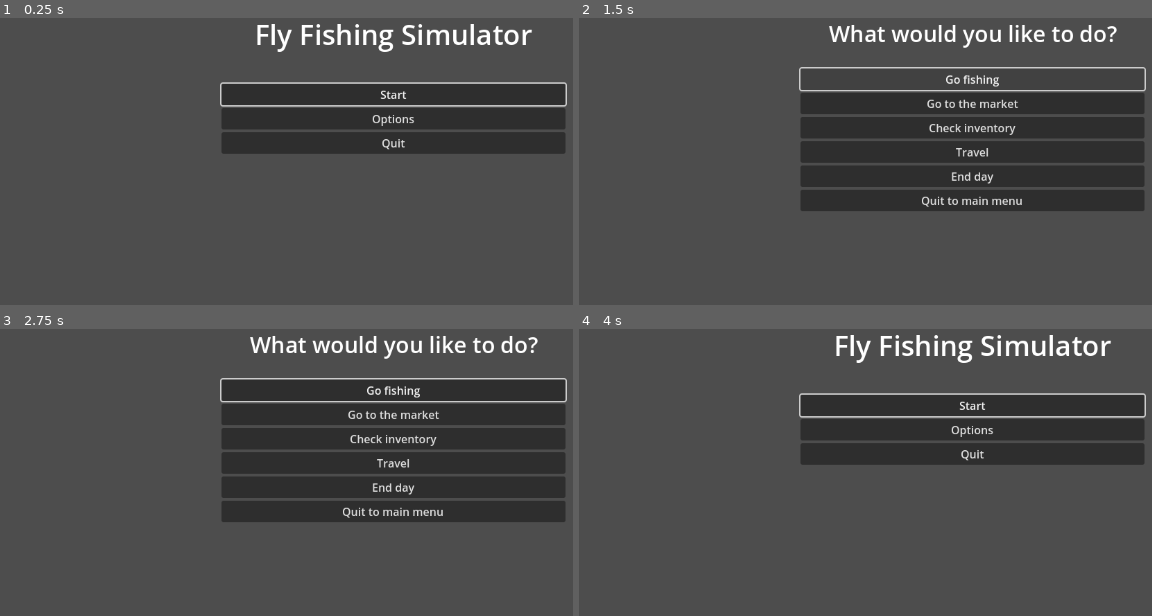
Above: before the commit, frames 1-4 (two rows, left to right).
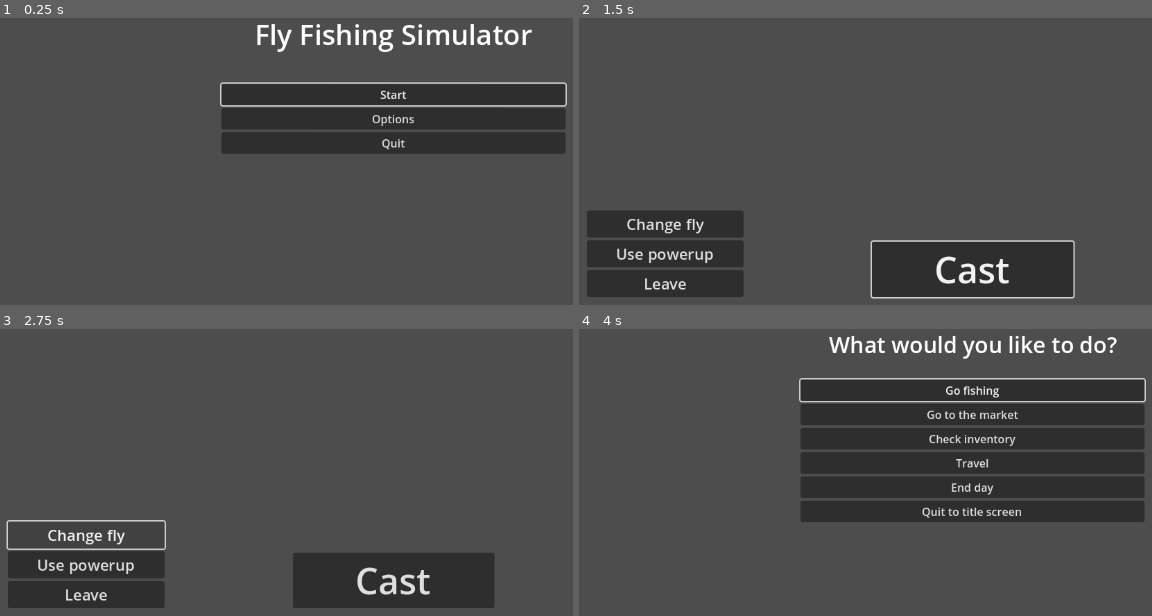
Above: after the commit, the same moments.

Repository: zlkurka/fly-fish
Game: Godot game, scene res://title_screen.tscn
Two runs of this game, one before a commit and one after it. Both use one fixed random seed, a clock stepped at 60 frames per second and the inputs below.
Inputs (mouse positions are in pixels of both pictures, inside the frame that each line leads up to):
- Up to frame 1 (0.25 s): no input
- Up to frame 2 (1.5 s): click "Start" at 0.5 s; click "Go fishing" at 1.25 s
- Up to frame 3 (2.75 s): click (85, 535) at 2 s, where only the run after the commit has a clickable "Change fly"
- Up to frame 4 (4 s): click (664, 564) at 2.75 s, where only the run after the commit has a clickable "Use powerup"; click "Quit to main menu" (after the commit: "Leave") at 3.5 s

The runs differ from the first frame. In frame 2, 38% of the frame differs, in the area x 1-99%, y 2-98%; in frame 3, 40%; in frame 4, 19%.

Commit message:
Added basic fishing menu

Diff:
--- /dev/null
+++ b/godot/fishing.gd
@@ -0,0 +1,14 @@
+extends Control
+
+
+# Called when the node enters the scene tree for the first time.
+func _ready():
+	$CastButton.grab_focus()
+
+
+# Called every frame. 'delta' is the elapsed time since the previous frame.
+func _process(delta: float) -> void:
+	pass
+
+func _on_quit_button_pressed():
+	get_tree().change_scene_to_file("res://main_menu.tscn")
--- /dev/null
+++ b/godot/fishing.tscn
@@ -0,0 +1,62 @@
+[gd_scene load_steps=2 format=3 uid="uid://bc8y2g2ed3vyb"]
+
+[ext_resource type="Script" uid="uid://bu2ngu0loj6t7" path="res://fishing.gd" id="1_xb554"]
+
+[node name="Control" type="Control"]
+layout_mode = 3
+anchors_preset = 15
+anchor_right = 1.0
+anchor_bottom = 1.0
+grow_horizontal = 2
+grow_vertical = 2
+script = ExtResource("1_xb554")
+
+[node name="VBoxContainer" type="VBoxContainer" parent="."]
+layout_mode = 1
+anchors_preset = 2
+anchor_top = 1.0
+anchor_bottom = 1.0
+offset_left = 20.0
+offset_top = -145.0
+offset_right = 246.0
+offset_bottom = -20.0
+grow_vertical = 0
+
+[node name="FlyButton" type="Button" parent="VBoxContainer"]
+layout_mode = 2
+focus_neighbor_top = NodePath("../QuitButton")
+focus_neighbor_right = NodePath("../../CastButton")
+theme_override_font_sizes/font_size = 22
+text = "Change fly"
+
+[node name="PowerupButton" type="Button" parent="VBoxContainer"]
+layout_mode = 2
+focus_neighbor_right = NodePath("../../CastButton")
+theme_override_font_sizes/font_size = 22
+text = "Use powerup"
+
+[node name="QuitButton" type="Button" parent="VBoxContainer"]
+layout_mode = 2
+focus_neighbor_right = NodePath("../../CastButton")
+focus_neighbor_bottom = NodePath("../FlyButton")
+theme_override_font_sizes/font_size = 22
+text = "Leave"
+
+[node name="CastButton" type="Button" parent="."]
+layout_mode = 1
+anchors_preset = 7
+anchor_left = 0.5
+anchor_top = 1.0
+anchor_right = 0.5
+anchor_bottom = 1.0
+offset_left = -145.25
+offset_top = -100.0
+offset_right = 145.25
+offset_bottom = -20.0
+grow_horizontal = 2
+grow_vertical = 0
+focus_neighbor_left = NodePath("../VBoxContainer/FlyButton")
+theme_override_font_sizes/font_size = 52
+text = "Cast"
+
+[connection signal="pressed" from="VBoxContainer/QuitButton" to="." method="_on_quit_button_pressed"]
--- a/godot/main_menu.gd
+++ b/godot/main_menu.gd
@@ -10,6 +10,7 @@
 func _process(_delta: float) -> void:
 	pass
 
-
+func _on_fishing_button_pressed():
+	get_tree().change_scene_to_file("res://fishing.tscn")
 func _on_quit_button_pressed():
 	get_tree().change_scene_to_file("res://title_screen.tscn")
--- a/godot/main_menu.tscn
+++ b/godot/main_menu.tscn
@@ -67,6 +67,7 @@
 [node name="QuitButton" type="Button" parent="VBoxContainer"]
 layout_mode = 2
 focus_neighbor_bottom = NodePath("../FishingButton")
-text = "Quit to main menu"
+text = "Quit to title screen"
 
+[connection signal="pressed" from="VBoxContainer/FishingButton" to="." method="_on_fishing_button_pressed"]
 [connection signal="pressed" from="VBoxContainer/QuitButton" to="." method="_on_quit_button_pressed"]
--- a/godot/title_screen.tscn
+++ b/godot/title_screen.tscn
@@ -9,6 +9,7 @@
 anchor_bottom = 1.0
 grow_horizontal = 2
 grow_vertical = 2
+rotation = 0.00011834433
 script = ExtResource("1_v6p8y")
 
 [node name="TitleText" type="Label" parent="."]
Not shown, added: godot/fishing.gd.uid
Not shown, changed: .gitignore
Not shown, changed: change_ideas.md
